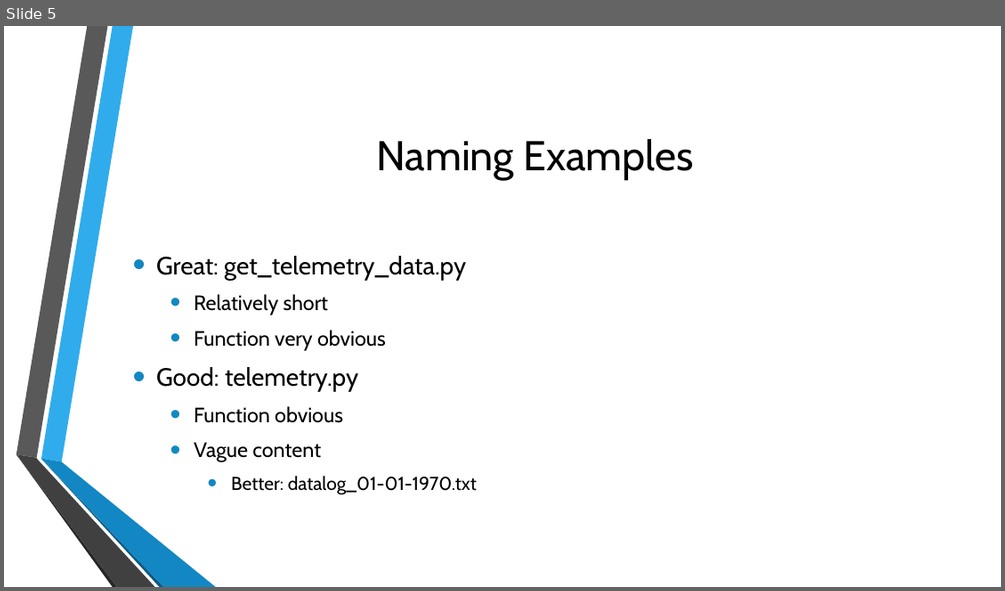
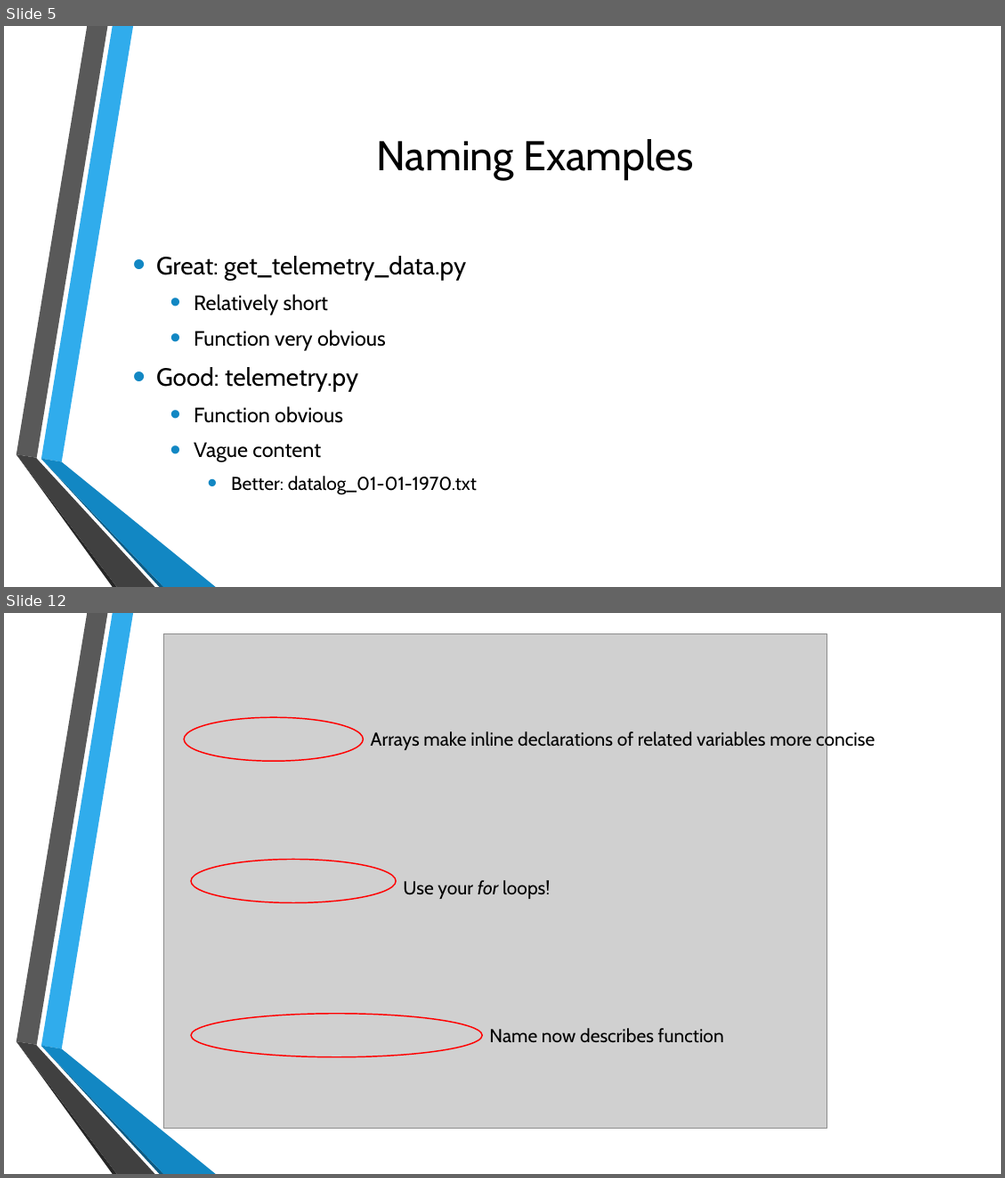
Before and after one commit to divalbanerjee/Programming, a slide deck: etc/organization.pptx. Shown one above the other, each under a label of ours: slide 5 before the commit, slides 5 and 12 after it; the slides between them are not shown. The pictures are 1005x591 and 1005x1178 pixels, drawn with LibreOffice and Linux fonts; fonts in the diff are those of the drawing; grey boxes stand for pictures; background and template pictures are left out. Boxes give left, top, right and bottom in pixels: in the first picture for what was removed or moved away, otherwise in the second. Text is boxed around its words. In the diff, an @@ line names an element or a change of style, - is before the commit and + after.

```diff
--- a/etc/organization.pptx
+++ b/etc/organization.pptx
@@ slide 12 added at [4, 613, 1001, 1174], background picture (left out); not listed: 6 template elements that a slide beside it also shows @@
@@ picture added at [164, 634, 826, 1128] @@
@@ ellipse added at [184, 718, 364, 761], outline #FF0000 1.25 pt @@
@@ text added at [371, 730, 874, 752], 18 pt, text #000000 @@
+Arrays make inline declarations of related variables more concise
@@ ellipse added at [191, 859, 396, 902], outline #FF0000 1.25 pt @@
@@ text added at [403, 880, 550, 899], 18 pt, text #000000 @@
+Use your for loops!
@@ ellipse added at [191, 1013, 483, 1056], outline #FF0000 1.25 pt @@
@@ text added at [489, 1028, 724, 1043], 18 pt, text #000000 @@
+Name now describes function
```
Also in this commit, not shown: 4 slides changed, 18 other slides added, 1 slide removed.
